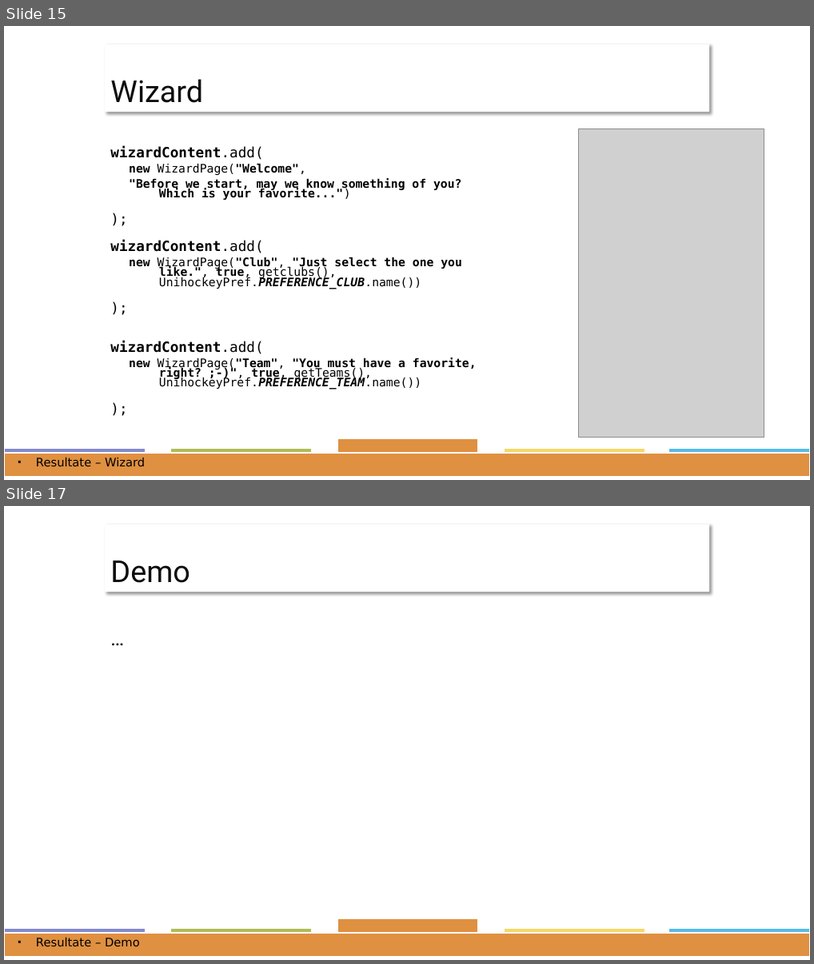
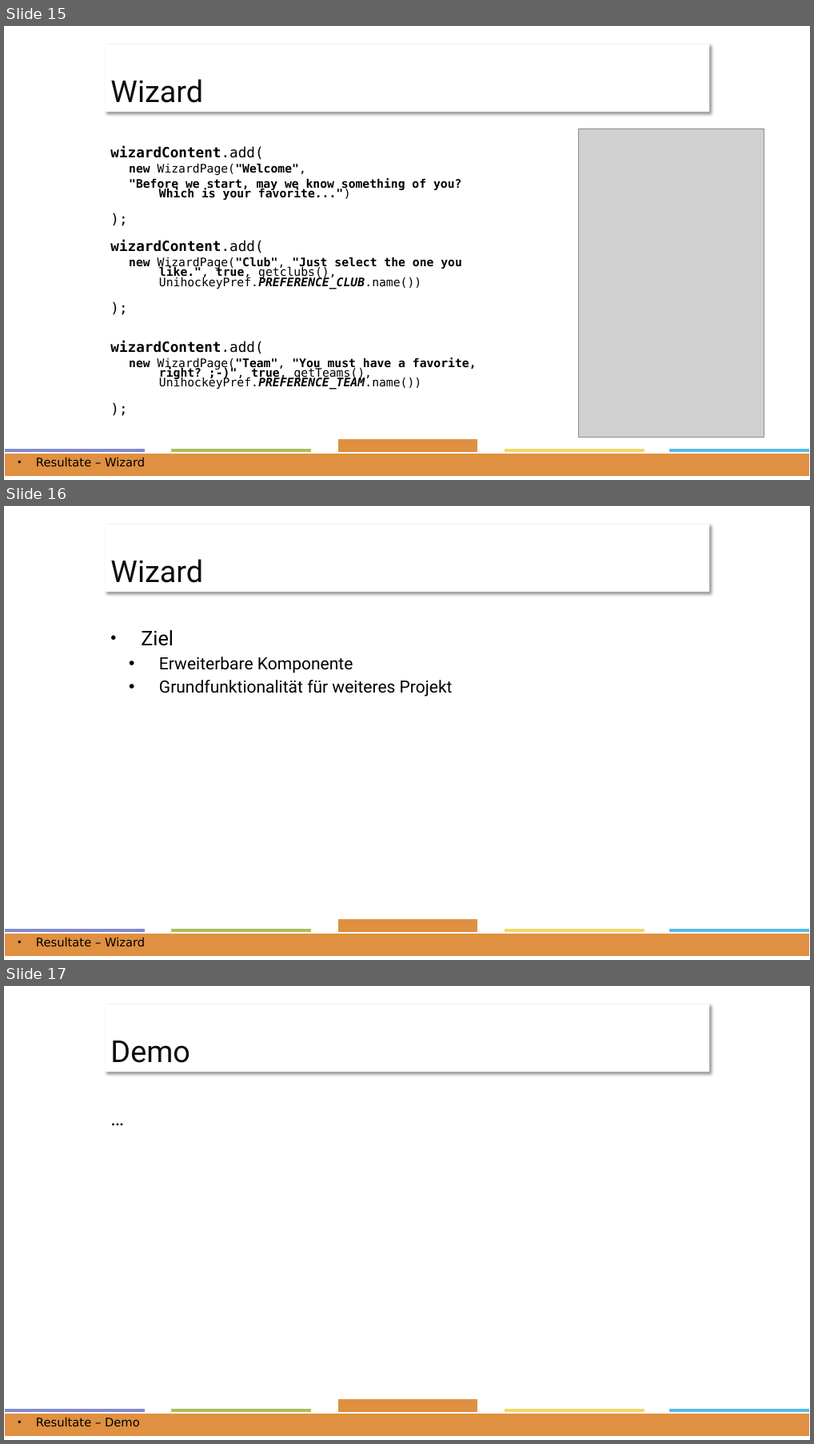
Before and after one commit to ffhsAndroidDenisTobias/androidProject, a slide deck: docs/Präsentation/Project-Presentation.pptx. Shown one above the other, each under a label of ours: slides 15 and 17 before the commit, slides 15, 16 and 17 after it; the slides between them are not shown. The pictures are 814x964 and 814x1444 pixels, drawn with LibreOffice and Linux fonts; fonts in the diff are those of the drawing; grey boxes stand for pictures. Boxes give left, top, right and bottom in pixels: in the first picture for what was removed or moved away, otherwise in the second. Text is boxed around its words. In the diff, an @@ line names an element or a change of style, - is before the commit and + after.

```diff
--- a/docs/Präsentation/Project-Presentation.pptx
+++ b/docs/Präsentation/Project-Presentation.pptx
@@ slide 16 added at [4, 506, 810, 960], background #FFFFFF; not listed: 6 template elements that a slide beside it also shows @@
@@ title added at [105, 524, 710, 592], fill #FFFFFF, 36 pt, text #0D0D0D @@
+Wizard
@@ text added at [141, 630, 453, 696], 20 pt, text #000000 @@
+• Ziel
+  • Erweiterbare Komponente
+  • Grundfunktionalität für weiteres Projekt
@@ text added at [36, 937, 145, 947], 14 pt, text #000000 @@
+▪ Resultate – Wizard
```
Also in this commit, not shown: 1 other slide added, 1 slide removed, 7 other files.
